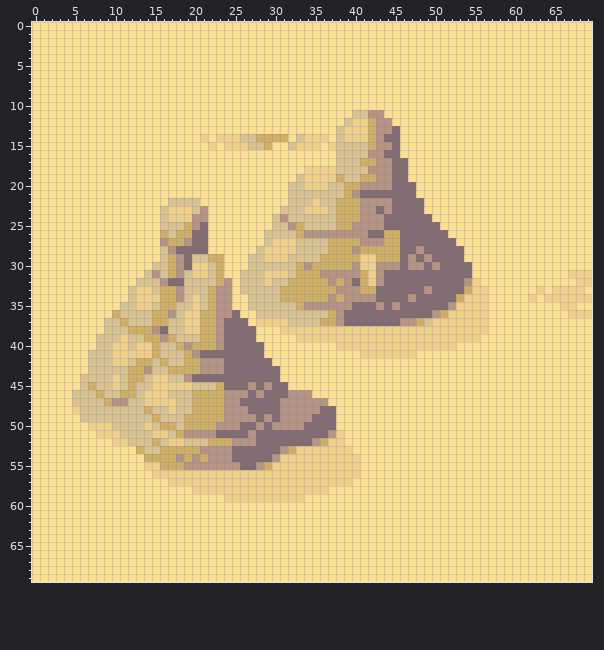
Sprite sheet -- assets/images/plot/mountain_2.png. Above is the file before it was changed.
The file is 70x70 pixels.
The result:
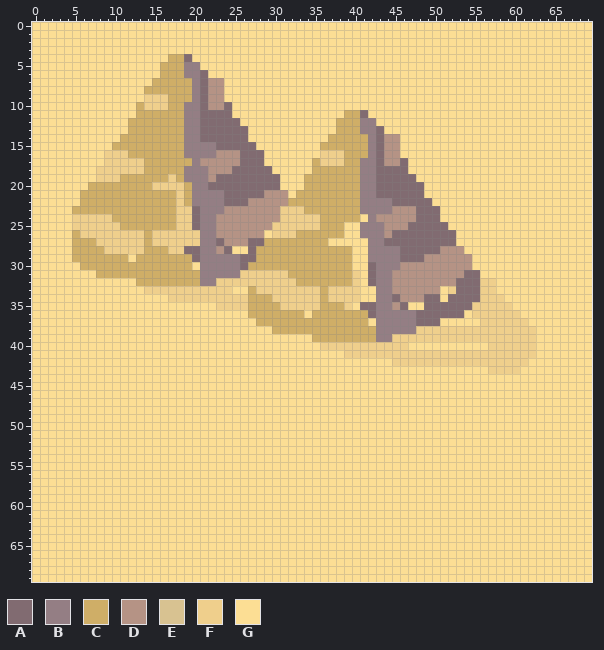
Palette (. is transparent): A #816b71  B #947e84  C #cfae67  D #b59385  E #d8c291  F #efcf8c  G #fcde94
Difference:
Changed rows in their new state; - is an unchanged pixel.
first column x 5:
 4 ------------CCA--------------------------------------------------
 5 -----------CCCBB-------------------------------------------------
 6 -----------CCCBBA------------------------------------------------
 7 ----------CCCCCBADD----------------------------------------------
 8 ---------CCCCCCBADD----------------------------------------------
 9 ---------FFFCCCBADD----------------------------------------------
10 --------CFFFCCBBADDA---------------------------------------------
11 --------CCCCCCBBAAAA--------------CCAGG--------------------------
12 -------CCCCCCCBBAAAAA------------CCCBBGG-------------------------
13 -------CCCCCCCBBAAAAAA-----------CCCBBAGG------------------------
14 ------CCCCCCCCBBAAAAAAGGGGG-GGGGCCCCCBADD------------------------
15 -----CCCCCCCCCBBBBAAAAAGG--GGGGCCCCCCBA-D------------------------
16 ----FFFCCCCCCCBBBBDDDAAA-------FFFCCCBADD------------------------
17 ----FFFFFCCCCCCBDDDDDAAA------CFFFCCBBA-D------------------------
18 ---FFFFFFCCCCCBBBDDDAAAAA----GCCCCCCBBAA-------------------------
19 ---FFFCCCCCCFCBBBDAAAAAAAA--GCCCC-CCBBAA--A----------------------
20 --CCCCCCCCFFFFCBBAAAAAAAAA-GGCCCCC--BBAA---A---------------------
21 -CCCCCCCCCCCCFCBBBBAAAAADDDGCCCCCC-CBB-----A---------------------
22 -CCCCCCCCCCCCFCBBBBAAADDDDDCCCCCC---BBBB----A--------------------
23 CCCCCCCCCCCCC--ABBBDDDDDDDFFFCCCC---BBBBDDD-AA-------------------
24 FFFFFCCCCCCCC--ABBDDDDDDDDFFFFFCC---GB-DDDD--A-------------------
25 FFFFFFCCCCCCCFFABBDDDDDDDFFFFFFCC-GGBBBDDD----A------------------
26 CFFFFFFFFCFFFFFFBBDDDDDDGFFF-CCCCCGGBBBDA------A-----------------
27 CCCFFFFFFCFFFFFFBBADDDAACCCCCCCCGGGGGBBAA------------------------
28 CCCCFFFFFCCCFF--BBDA--ACCCCCCCCC---GGBBBB--A--DDD----------------
29 CCCCCCC-CCCC-CCABBBBBAACCCCCCCC----GGBBBB-A--DDDDD---------------
30 -CCCCCCCCCCC-CCGBBBBBACCCCCC-C-----GGABBBD--D-DDDD---------------
31 ---CCCCCCCCC-CCCBBBBBFFF---C---CCCCFGABBDDDDDDDDD-A-----------GGG
32 --------CCCCCCCCBBFFFFFF-FFF----C-CFGABBDDDDDDDD-AAFF----------GG
33 -------GG-FFFFFFFFFF-GCFFFFFFFF-FFFFGGBBDDDD-DGF-AA-F-----G-GGGG-
34 -------GGGGGFFF-FFFFFFCCCFFFFFF-FFFFGGBB-D-D--G-AAA-FF---G-GGGGGG
35 ------GGGGGGGGGGGGFFFFCCCCFFFFFCCCFG--BB--GG---AAA--FFF------GG--
36 -----GGGGGGGGGGGGGGGG-CCCCCCCGCC-CCCC-BBBBB--AAAAG--FFFF------GGG
37 ----GGGGGGGGGGGGGGGGGG-CCCCCCCC--CCCCGBBBBBAAAGGGGG-FFFFF--------
38 ----GGGGGGGGGGGGGGGGGGG--CCCCCCCCCCCCCBBBBB---------FFFFFF-------
39 ---GGGGGGGGGGGGGGGGGGGG-----GGCCCCCCCCBB-----------FFFFFFF-------
40 ---GGGGGGGGGGGGGGGGGGGGG-------FF---------GGGGGG----FFFFFF-------
41 --GGGGGGGGGGGGGGGGGGGGGG----------FF-------FFFFFFFFFFFFFFF-------
42 --GGGGGGGGGGGGGGGGGGGGGGG---------------FFFFFFFFFFFFFFFFF--------
43 --GGGGGGGGGGGGGGGGGGGGGGGG--------------------------FFFF---------
44 -GGGGGGGGGGGGGGGGGGGGGGGGG---------------------------------------
45 -GGGGGGGGGGGGGGGGGGGGGGGGGG--------------------------------------
46 GGGGGGGGGGGGGGGGGGGGGGGGGGGGGG-----------------------------------
47 GGGGGGGGGGGGGGGGGGGGGGGGGGGGGGGG---------------------------------
48 GGGGGGGGGGGGGGGGGGGGGGGGGGGGGGGGG--------------------------------
49 -GGGGGGGGGGGGGGGGGGGGGGGGGGGGGGGG--------------------------------
50 --GGGGGGGGGGGGGGGGGGGGGGGGGGGGGGG--------------------------------
51 ---GGGGGGGGGGGGGGGGGGGGGGGGGGGGGGG-------------------------------
52 -----GGGGGGGGGGGGGGGGGGGGGGGGGGGGG-------------------------------
53 --------GGGGGGGGGGGGGGGGGGGGGGGGGGG------------------------------
54 ---------GGGGGGGGGGGGGGGGGGGGGGGGGGG-----------------------------
55 ---------GGGGGGGGGGGGGGGGGGGGGGGGGGG-----------------------------
56 ----------GGGGGGGGGGGGGGGGGGGGGGGGGG-----------------------------
57 ------------GGGGGGGGGGGGGGGGGGGGGGG------------------------------
58 ---------------GGGGGGGGGGGGGGGGG---------------------------------
59 -------------------GGGGGGGGGG------------------------------------
Pixel boxes of the changes (left, top, right, bottom) in both pictures:
changed: (72, 54, 592, 502)
